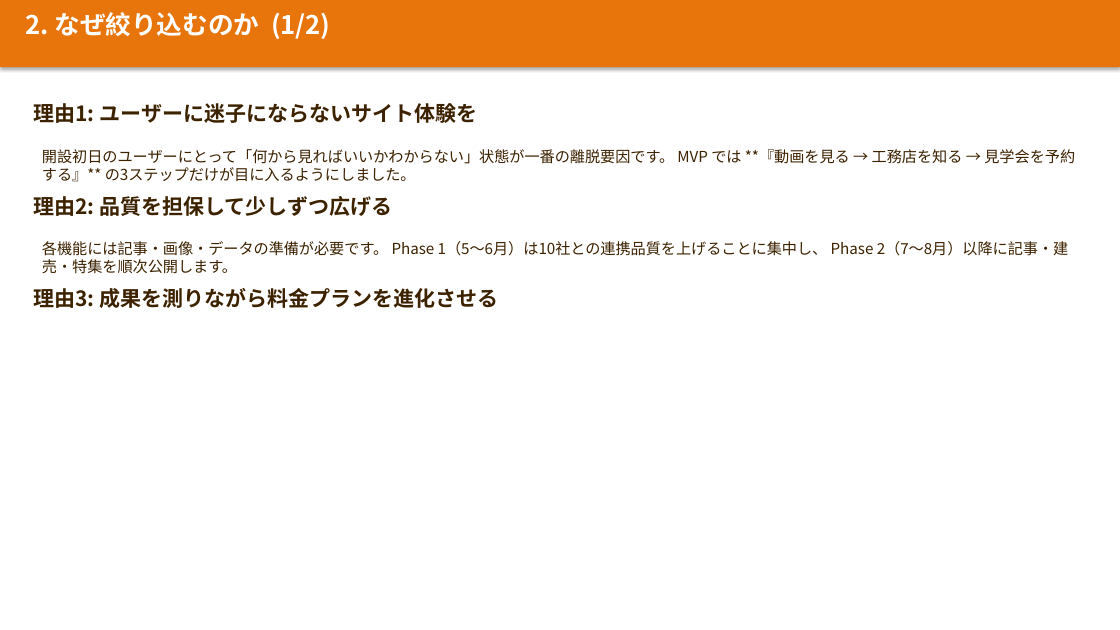
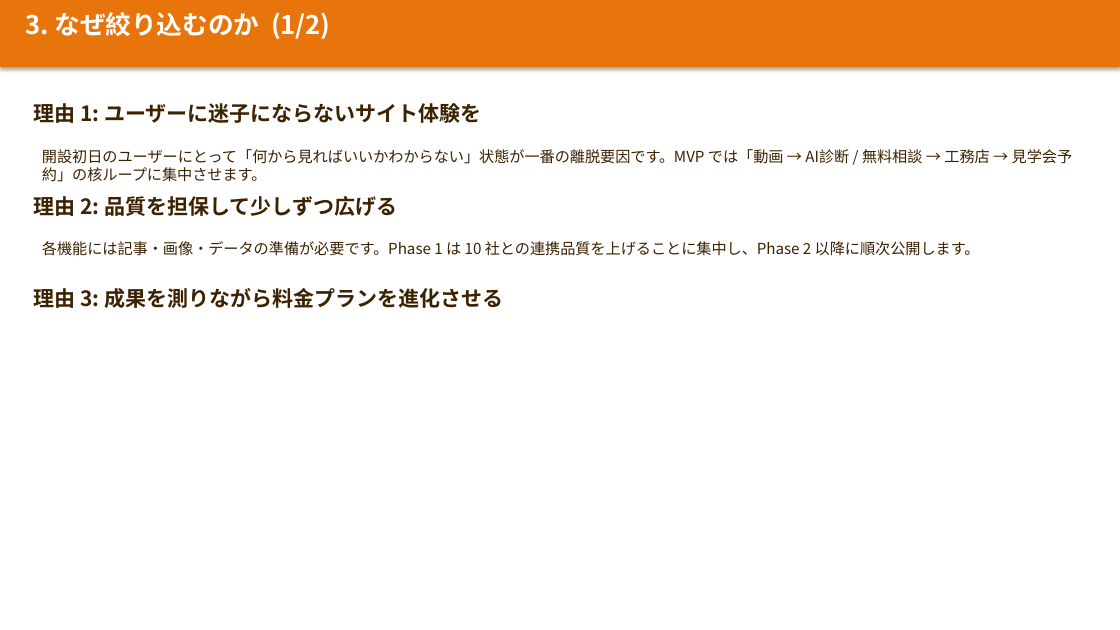
Before and after one commit to wazeka0412/payhome-next, a slide deck: slide 5 of docs/最新版/03_営業関係/工務店向け説明_MVP版.pptx (slide 6 before the commit). Drawn at 1120x630 pixels with LibreOffice and Linux fonts; fonts in the diff are those of the drawing. Boxes give left, top, right and bottom in pixels: in the first picture for what was removed or moved away, otherwise in the second. Text is boxed around its words. In the diff, an @@ line names an element or a change of style, - is before the commit and + after.

```diff
--- a/docs/最新版/03_営業関係/工務店向け説明_MVP版.pptx
+++ b/docs/最新版/03_営業関係/工務店向け説明_MVP版.pptx
@@ text at (x1=25, y1=12, x2=331, y2=39): text changed @@
-2. なぜ絞り込むのか (1/2)
+3. なぜ絞り込むのか (1/2)
@@ text at (x1=34, y1=103, x2=482, y2=123): spaces changed @@
-理由1: ユーザーに迷子にならないサイト体験を
+理由 1: ユーザーに迷子にならないサイト体験を
@@ text at (x1=42, y1=149, x2=1073, y2=182): text changed @@
-開設初日のユーザーにとって「何から見ればいいかわからない」状態が一番の離脱要因です。 MVP では **『動画を見る → 工務店を知る → 見学会を予約する』** の3ステップだけが目に入るようにしました。
+開設初日のユーザーにとって「何から見ればいいかわからない」状態が一番の離脱要因です。MVP では「動画 → AI診断 / 無料相談 → 工務店 → 見学会予約」の核ループに集中させます。
@@ text at (x1=34, y1=196, x2=397, y2=216): spaces changed @@
-理由2: 品質を担保して少しずつ広げる
+理由 2: 品質を担保して少しずつ広げる
@@ text at (x1=42, y1=241, x2=980, y2=256): text changed @@
-各機能には記事・画像・データの準備が必要です。 Phase 1（5〜6月）は10社との連携品質を上げることに集中し、 Phase 2（7〜8月）以降に記事・建売・特集を順次公開します。
+各機能には記事・画像・データの準備が必要です。Phase 1 は 10 社との連携品質を上げることに集中し、Phase 2 以降に順次公開します。
@@ text at (x1=34, y1=288, x2=503, y2=308): spaces changed @@
-理由3: 成果を測りながら料金プランを進化させる
+理由 3: 成果を測りながら料金プランを進化させる
```
Also in this commit, not shown: 11 other slides changed, 10 slides added, 6 slides removed, 21 other files.
